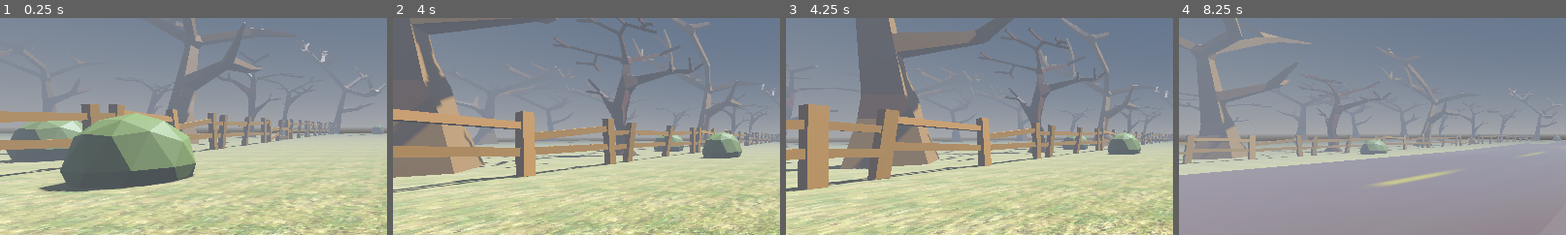
Above: before the commit, frames 1-4 (left to right).
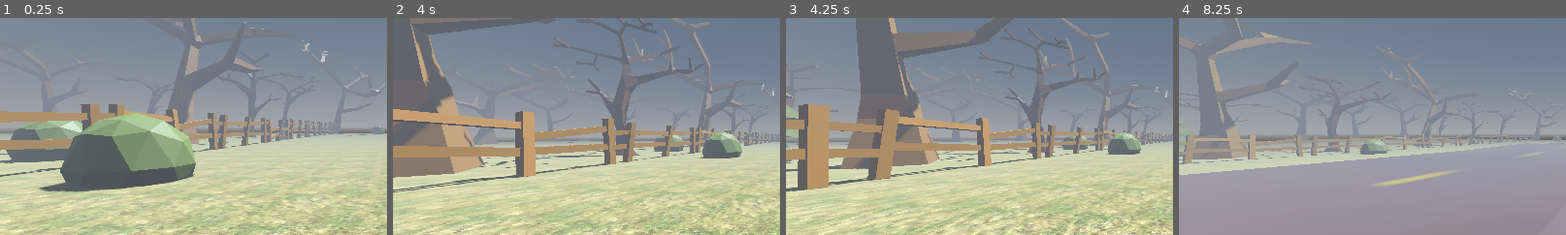
Above: after the commit, the same moments.

Repository: thedevbones/project-hillbilly
Game: Godot game, scene res://world.tscn
Two runs of this game, one before a commit and one after it. Both use one fixed random seed, a clock stepped at 60 frames per second and the inputs below.
Inputs (mouse positions are % of the whole screen's width and height, from its top left):
- Up to frame 1 (0.25 s): no input
- Up to frame 2 (4 s): move the mouse to (49, 52) at 0.52 s; hold Ctrl (crouch) 0.53-1.28 s; hold D (walk_right) 0.53-2.03 s; tap Space (jump) at 0.77, 1.52, 3.02, 3.77 s; move the mouse to (57, 51) at 1.27 s; tap Shift (sprint) at 1.35 s; move the mouse to (42, 49) at 2.02 s; hold A (walk_left) 2.03-3.53 s; tap W (walk_foward) at 2.1 s; move the mouse to (51, 50) at 2.77 s; tap Ctrl (crouch) at 2.85 s; move the mouse to (46, 48) at 3.52 s; hold S (walk_back) from 3.53 s (still down); hold Shift (sprint) from 3.53 s (still down)
- Up to frame 3 (4.25 s): keep holding S (walk_back); keep holding Shift (sprint)
- Up to frame 4 (8.25 s): move the mouse to (55, 50) at 4.27 s; release S (walk_back) at 4.28 s; release Shift (sprint) at 4.28 s; hold D (walk_right) 4.28-8.03 s; tap W (walk_foward) at 4.35, 6.6 s; tap Space (jump) at 4.52, 6.02, 6.77, 7.52 s; move the mouse to (45, 50) at 5.02 s; hold Ctrl (crouch) 5.03-5.78 s; move the mouse to (52, 48) at 5.77 s; tap Shift (sprint) at 5.85 s; move the mouse to (49, 52) at 6.52 s; move the mouse to (57, 51) at 7.27 s; tap Ctrl (crouch) at 7.35 s; move the mouse to (42, 49) at 8.02 s; hold S (walk_back) from 8.03 s (still down); hold Shift (sprint) from 8.03 s (still down)
The pictures show only the part of the screen within x 0-50%, y 25-75%; the shares and areas given below are measured in that part.

Frames 1-2 are identical in both runs. In frame 3, 0.2% of the frame differs, in the area x 0-4%, y 34-67%; in frame 4, less than 0.1%.

Commit message:
Designed new tree asset

Diff:
--- a/world.tscn
+++ b/world.tscn
@@ -10,6 +10,7 @@
 [ext_resource type="PackedScene" uid="uid://cjg8m4f2j7j0j" path="res://assets/fence01.glb" id="6_i5dq2"]
 [ext_resource type="PackedScene" uid="uid://bhn1neo41gqou" path="res://assets/fence02.glb" id="7_3wrog"]
 [ext_resource type="AudioStream" uid="uid://xlb6fv3736ab" path="res://audio/storm.mp3" id="7_b0214"]
+[ext_resource type="PackedScene" uid="uid://b0b6sysj5cdfp" path="res://assets/tree03.glb" id="12_2rxda"]
 [ext_resource type="PackedScene" uid="uid://cc3oxpn86wugc" path="res://assets/road.glb" id="12_mgubx"]
 
 [sub_resource type="CapsuleShape3D" id="CapsuleShape3D_hnuiv"]
@@ -257,4 +258,10 @@
 [node name="fence16" parent="." instance=ExtResource("7_3wrog")]
 transform = Transform3D(0.4, 0, 0, 0, 0.4, 0, 0, 0, 0.4, -41.0334, 0.230874, -39.2509)
 
+[node name="tree20" parent="." instance=ExtResource("12_2rxda")]
+transform = Transform3D(1.4, 0, 0, 0, 1.4, 0, 0, 0, 1.4, -56.4615, -1.10188, 15.5142)
+
+[node name="tree21" parent="." instance=ExtResource("12_2rxda")]
+transform = Transform3D(1, 0, 0, 0, 1, 0, 0, 0, 1, -51.3555, -1.08517, 1.69805)
+
 [connection signal="timeout" from="Player/StepTimer" to="Player" method="_on_step_timer_timeout"]
Binary file added: assets/tree03.glb
Not shown, added: assets/tree03.glb.import
Not shown: 1 places in world.tscn that only renumber resources
